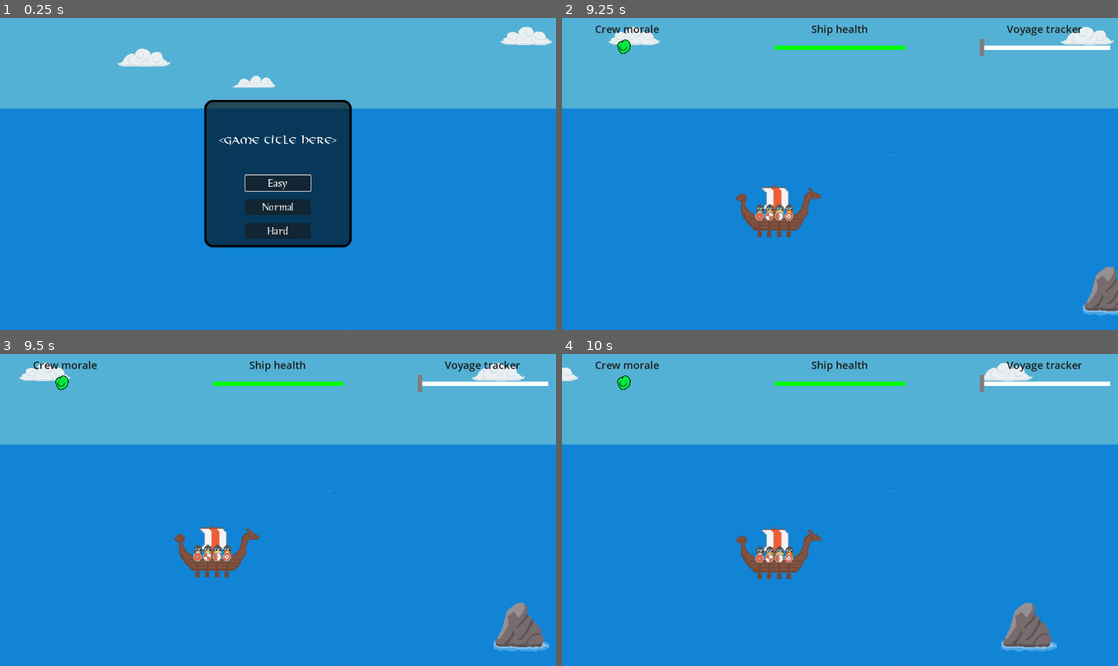
Above: before the commit, frames 1-4 (two rows, left to right).
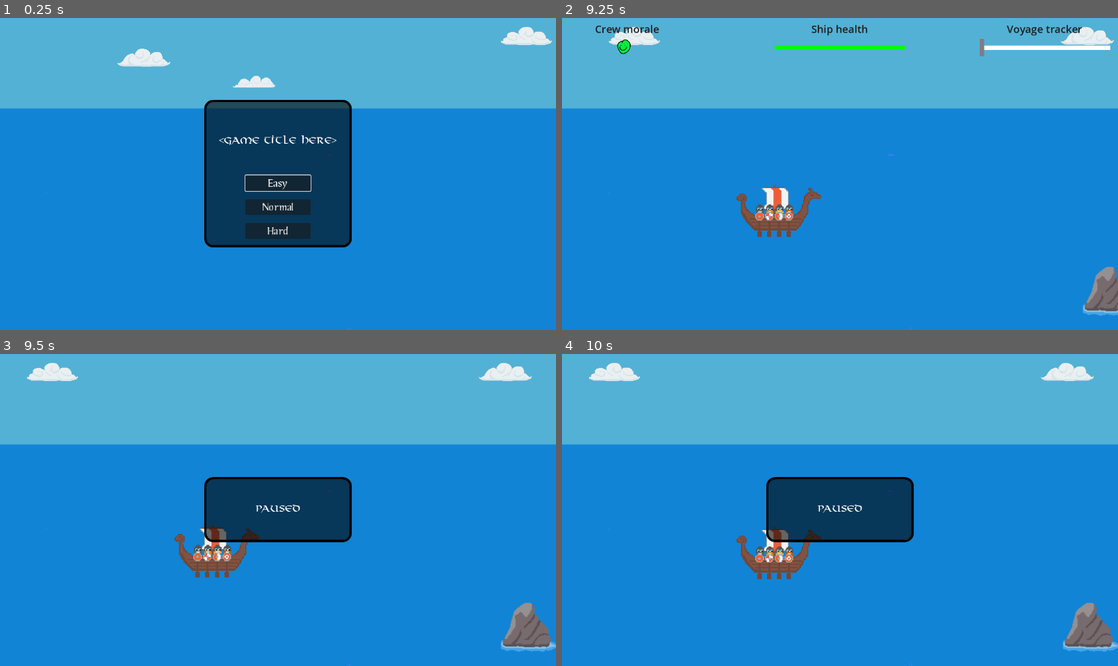
Above: after the commit, the same moments.

Repository: schme16/Godot-Wild-Jam-81-Expedition
Game: Godot game, scene res://data/scenes/game.tscn
Two runs of this game, one before a commit and one after it. Both use one fixed random seed, a clock stepped at 60 frames per second and the inputs below.
Inputs (mouse positions are in pixels of both pictures, inside the frame that each line leads up to):
- Up to frame 1 (0.25 s): no input
- Up to frame 2 (9.25 s): click "Hard" at 0.5 s; click "Crate of food" at 1.25 s; click "Crate of food" at 2 s; click "Crate of food" at 2.75 s; click "Crate of food" at 3.5 s; click "Crate of food" at 4.25 s; click "Begin" at 5 s; tap Enter at 5.75 s; move the mouse to (962, 158) at 5.77 s; hold Up (ui_up) 5.78-6.53 s; move the mouse to (728, 189) at 6.52 s; hold Down (ui_down) 6.53-7.28 s; move the mouse to (895, 105) at 7.27 s; hold Up (ui_up) 7.28-8.78 s; move the mouse to (812, 236) at 8.02 s; move the mouse to (1006, 220) at 8.77 s; hold Down (ui_down) from 8.78 s (still down)
- Up to frame 3 (9.5 s): keep holding Down (ui_down); tap Escape (pause, bound only after the commit) at 9.4 s
- Up to frame 4 (10 s): keep holding Down (ui_down); move the mouse to (673, 463) at 9.52 s

Frames 1-2 are identical in both runs. In frame 3, 7.7% of the frame differs, in the area x 3-100%, y 2-96%; in frame 4, 9.8%, in the area x 0-100%, y 2-96%.

Commit message:
"an game"

Diff:
--- a/data/scenes/game.tscn
+++ b/data/scenes/game.tscn
@@ -287,6 +287,7 @@
 text = "Highscores"
 
 [node name="picking_loadout" type="Control" parent="CanvasLayer"]
+visible = false
 layout_mode = 3
 anchors_preset = 15
 anchor_right = 1.0
@@ -789,6 +790,48 @@
 theme_override_font_sizes/font_size = 32
 disabled = true
 text = "Begin"
+
+[node name="pause_menu" type="Control" parent="CanvasLayer"]
+layout_mode = 3
+anchors_preset = 15
+anchor_right = 1.0
+anchor_bottom = 1.0
+grow_horizontal = 2
+grow_vertical = 2
+
+[node name="Panel" type="Panel" parent="CanvasLayer/pause_menu"]
+layout_mode = 1
+anchors_preset = 8
+anchor_left = 0.5
+anchor_top = 0.5
+anchor_right = 0.5
+anchor_bottom = 0.5
+offset_left = -150.0
+offset_top = -54.95
+offset_right = 150.0
+offset_bottom = 54.95
+grow_horizontal = 2
+grow_vertical = 2
+theme_override_styles/panel = ExtResource("3_wyj50")
+
+[node name="VBoxContainer2" type="VBoxContainer" parent="CanvasLayer/pause_menu/Panel"]
+layout_mode = 1
+anchors_preset = 15
+anchor_right = 1.0
+anchor_bottom = 1.0
+grow_horizontal = 2
+grow_vertical = 2
+
+[node name="game title" type="RichTextLabel" parent="CanvasLayer/pause_menu/Panel/VBoxContainer2"]
+layout_mode = 2
+size_flags_vertical = 3
+theme_override_fonts/normal_font = ExtResource("4_jxq38")
+theme_override_font_sizes/normal_font_size = 20
+text = "Paused"
+scroll_active = false
+shortcut_keys_enabled = false
+horizontal_alignment = 1
+vertical_alignment = 1
 
 [node name="Camera" type="Camera2D" parent="."]
 anchor_mode = 0
--- a/data/scripts/game.gd
+++ b/data/scripts/game.gd
@@ -87,8 +87,7 @@
 @onready var ui_playing: Control = $"CanvasLayer/in-game ui"
 @onready var ui_main_menu: Control = $CanvasLayer/main_menu
 @onready var ui_loadout: Control = $CanvasLayer/picking_loadout
-#@onready var ui_game_over: Control = $game_over
-#@onready var ui_pause_menu: Control = $pause_menu
+@onready var ui_pause_menu: Control = $CanvasLayer/pause_menu
 
 
 
@@ -107,21 +106,13 @@
 
 func _input(event: InputEvent) -> void:
 
-	if event is InputEventKey:
-		print(234, " ", event)
-
-
-		if Input.is_action_just_pressed("ui_up"):
-			if player.current_path > 0:
-				player.current_path = player.current_path - 1
-
-		if Input.is_action_just_pressed("ui_down"):
-			if player.current_path < 2:
-				player.current_path = player.current_path + 1
-
-
-
-
+	if Input.is_action_just_pressed("ui_up"):
+		if player.current_path > 0:
+			player.current_path = player.current_path - 1
+
+	if Input.is_action_just_pressed("ui_down"):
+		if player.current_path < 2:
+			player.current_path = player.current_path + 1
 
 
 
@@ -145,11 +136,7 @@
 
 		"loadout": ui_loadout,
 
-		#"game_over": ui_game_over,
-
-		#"pause_menu": ui_pause_menu,
-
-		#"start_menu": ui_start_menu,
+		"pause_menu": ui_pause_menu,
 
 	}
 
@@ -211,6 +198,7 @@
 				pass
 
 			states.game_over:
+				game_over()
 				pass
 
 	#runs every frame
@@ -253,6 +241,8 @@
 
 			current_journey_time += delta
 
+			if Input.is_action_just_pressed("pause"):
+				state = states.pause_menu
 
 		states.in_dialogue:
 			pass
@@ -261,6 +251,9 @@
 			pass
 
 		states.pause_menu:
+			ui_pause_menu.visible = true
+			if Input.is_action_just_pressed("pause"):
+				state = states.sailing
 			pass
 
 		states.highscores:
@@ -288,6 +281,10 @@
 	print(data)
 	ship_health += data.ship_damage
 	ship_morale += data.morale_damage
+	Input.start_joy_vibration(0, 1, 1, 0.2)
+	if ship_health <= 0 or ship_morale <= 0:
+		player_die()
+
 
 func reset_ui():
 	for i in ui_groups:
@@ -353,14 +350,24 @@
 
 	state = states.picking_loadout
 
+	picked_items.clear()
+	picked_items_ids.clear()
+
+	for c in objects.get_children():
+		c.visible = false
+		objects.remove_child(c)
+		c.queue_free()
+
 func begin_game():
 	player.visible = true;
-
 	state = states.sailing
 
 func game_over():
-	reset_ui()
-	ui_groups.game_over.visible = true
+	state = states.main_menu
+
+func player_die():
+	Input.start_joy_vibration(0, 1, 1, 1)
+	state = states.game_over
 
 func add_item_to_loadout(id, text):
 
--- a/project.godot
+++ b/project.godot
@@ -70,12 +70,10 @@
 }
 ui_up={
 "deadzone": 0.5,
-"events": [Object(InputEventKey,"resource_local_to_scene":false,"resource_name":"","device":0,"window_id":0,"alt_pressed":false,"shift_pressed":false,"ctrl_pressed":false,"meta_pressed":false,"pressed":false,"keycode":4194320,"physical_keycode":0,"key_label":0,"unicode":0,"location":0,"echo":false,"script":null)
-, Object(InputEventJoypadButton,"resource_local_to_scene":false,"resource_name":"","device":0,"button_index":11,"pressure":0.0,"pressed":false,"script":null)
-, Object(InputEventJoypadMotion,"resource_local_to_scene":false,"resource_name":"","device":0,"axis":1,"axis_value":-1.0,"script":null)
+"events": [Object(InputEventJoypadMotion,"resource_local_to_scene":false,"resource_name":"","device":-1,"axis":1,"axis_value":-1.0,"script":null)
+, Object(InputEventJoypadButton,"resource_local_to_scene":false,"resource_name":"","device":-1,"button_index":11,"pressure":0.0,"pressed":true,"script":null)
+, Object(InputEventKey,"resource_local_to_scene":false,"resource_name":"","device":0,"window_id":0,"alt_pressed":false,"shift_pressed":false,"ctrl_pressed":false,"meta_pressed":false,"pressed":false,"keycode":4194320,"physical_keycode":0,"key_label":0,"unicode":0,"location":0,"echo":false,"script":null)
 , Object(InputEventKey,"resource_local_to_scene":false,"resource_name":"","device":-1,"window_id":0,"alt_pressed":false …(183 unchanged characters)…
-, Object(InputEventJoypadMotion,"resource_local_to_scene":false,"resource_name":"","device":-1,"axis":1,"axis_value":-1.0,"script":null)
-, Object(InputEventJoypadMotion,"resource_local_to_scene":false,"resource_name":"","device":-1,"axis":1,"axis_value":-1.0,"script":null)
 ]
 }
 ui_down={
@@ -105,6 +103,13 @@
 , Object(InputEventJoypadButton,"resource_local_to_scene":false,"resource_name":"","device":-1,"button_index":10,"pressure":0.0,"pressed":true,"script":null)
 ]
 }
+pause={
+"deadzone": 0.2,
+"events": [Object(InputEventJoypadButton,"resource_local_to_scene":false,"resource_name":"","device":-1,"button_index":6,"pressure":0.0,"pressed":true,"script":null)
+, Object(InputEventKey,"resource_local_to_scene":false,"resource_name":"","device":-1,"window_id":0,"alt_pressed":false,"shift_pressed":false,"ctrl_pressed":false,"meta_pressed":false,"pressed":false,"keycode":0,"physical_keycode":4194305,"key_label":0,"unicode":0,"location":0,"echo":false,"script":null)
+, Object(InputEventKey,"resource_local_to_scene":false,"resource_name":"","device":-1,"window_id":0,"alt_pressed":false,"shift_pressed":false,"ctrl_pressed":false,"meta_pressed":false,"pressed":false,"keycode":0,"physical_keycode":80,"key_label":0,"unicode":112,"location":0,"echo":false,"script":null)
+]
+}
 
 [rendering]
 
Not shown, changed: export_presets.cfg
